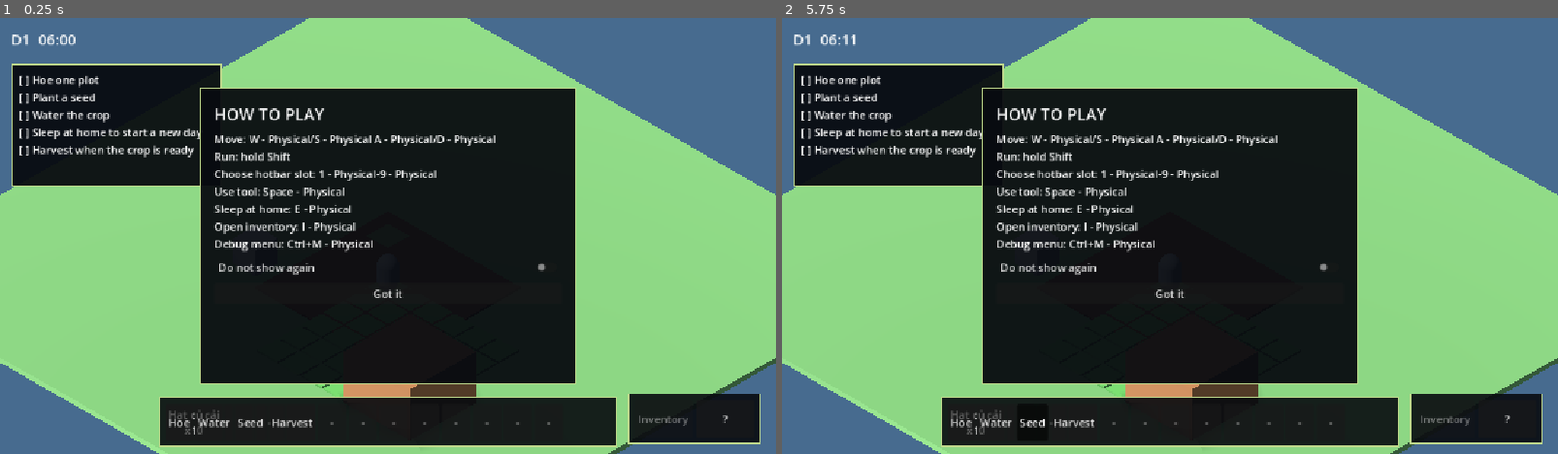
Above: before the commit, frames 1-2 (left to right).
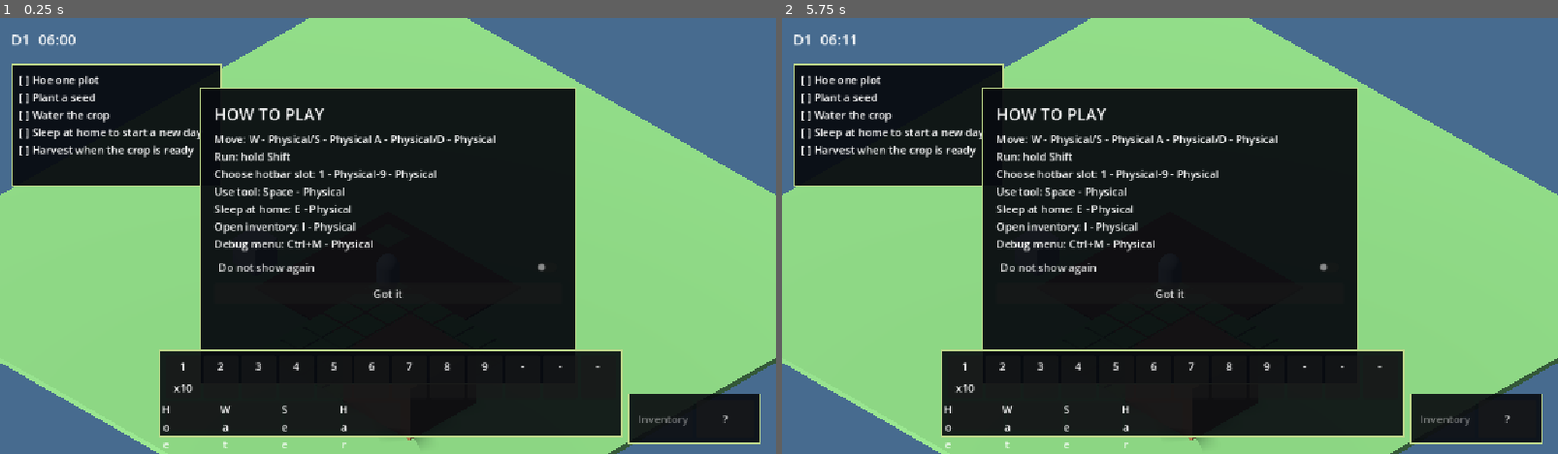
Above: after the commit, the same moments.

Repository: hoangarts1/nongtrai
Game: Godot game, scene res://scenes/main/main.tscn
Same seed, same stepped clock (60 frames per second), same inputs: the game is played once before the commit and once after it.
Inputs (mouse positions are in pixels of both pictures, inside the frame that each line leads up to):
- Up to frame 1 (0.25 s): no input
- Up to frame 2 (5.75 s): click (1022, 423) at 0.5 s, where only the run before the commit has a clickable "-"; click (1053, 423) at 1.25 s, where only the run before the commit has a clickable "-"; click (1084, 423) at 2 s, where only the run before the commit has a clickable "-"; click (1115, 423) at 2.75 s, where only the run before the commit has a clickable "-"; click (1146, 423) at 3.5 s, where only the run before the commit has a clickable "-"; click (1177, 423) at 4.25 s, where only the run before the commit has a clickable "-"; click (1208, 423) at 5 s, where only the run before the commit has a clickable "-"

The runs differ from the first frame. In frame 1, 5.3% of the frame differs, in the area x 20-81%, y 76-99%; in frame 2, 5.2%.

Commit message:
fix: prevent hotbar label overlap
Co-authored-by: Copilot <223556219+Copilot@users.noreply.github.com>

Diff:
--- a/scenes/main/main.tscn
+++ b/scenes/main/main.tscn
@@ -67,7 +67,7 @@
 offset_left = -360.0
 offset_top = 16.0
 offset_right = -16.0
-offset_bottom = 500.0
+offset_bottom = 470.0
 theme_override_styles/panel = SubResource("Style_debug")
 script = ExtResource("4_debug")
 
@@ -77,9 +77,9 @@
 anchor_right = 0.5
 anchor_bottom = 0.5
 offset_left = -190.0
-offset_top = -170.0
+offset_top = -190.0
 offset_right = 190.0
-offset_bottom = 170.0
+offset_bottom = 150.0
 theme_override_styles/panel = SubResource("Style_inventory")
 script = ExtResource("5_inventory")
 
@@ -123,9 +123,9 @@
 anchor_right = 0.5
 anchor_bottom = 1.0
 offset_left = -340.0
-offset_top = -84.0
+offset_top = -156.0
 offset_right = 340.0
-offset_bottom = -18.0
+offset_bottom = -24.0
 theme_override_styles/panel = SubResource("Style_hotbar")
 script = ExtResource("7_hotbar")
 
--- a/scenes/world/gray_box_world.tscn
+++ b/scenes/world/gray_box_world.tscn
@@ -123,9 +123,9 @@
 anchor_right = 0.5
 anchor_bottom = 1.0
 offset_left = -180.0
-offset_top = -154.0
+offset_top = -220.0
 offset_right = 180.0
-offset_bottom = -98.0
+offset_bottom = -160.0
 theme_override_styles/panel = SubResource("Style_prompt")
 script = ExtResource("4_prompt")
 
--- a/scripts/view/hotbar_panel.gd
+++ b/scripts/view/hotbar_panel.gd
@@ -11,6 +11,7 @@
 var _slot_row: HBoxContainer
 var _tool_row: HBoxContainer
 var _selected_slot_index: int = -1
+var _content: VBoxContainer
 
 func _ready() -> void:
 	mouse_filter = Control.MOUSE_FILTER_STOP
@@ -35,21 +36,33 @@
 	for side: StringName in [&"margin_left", &"margin_top", &"margin_right", &"margin_bottom"]:
 		margin.add_theme_constant_override(side, 8)
 	add_child(margin)
+	_content = VBoxContainer.new()
+	_content.name = "Content"
+	_content.add_theme_constant_override("separation", 4)
+	margin.add_child(_content)
 	_slot_row = HBoxContainer.new()
 	_slot_row.name = "HBoxContainer"
 	_slot_row.add_theme_constant_override("separation", 4)
-	margin.add_child(_slot_row)
+	_content.add_child(_slot_row)
 	_tool_row = HBoxContainer.new()
 	_tool_row.name = "ToolRow"
 	_tool_row.add_theme_constant_override("separation", 4)
-	margin.add_child(_tool_row)
+	_content.add_child(_tool_row)
 
 func register_tool(tool_id: StringName, label: String, callback: Callable) -> Button:
 	var button: Button = Button.new()
 	button.name = "Tool_%s" % tool_id
-	button.text = label
+	button.custom_minimum_size = Vector2(84, 42)
 	button.toggle_mode = true
 	button.mouse_filter = Control.MOUSE_FILTER_STOP
+	var tool_label: Label = Label.new()
+	tool_label.name = "ToolLabel"
+	tool_label.text = label
+	tool_label.horizontal_alignment = HORIZONTAL_ALIGNMENT_CENTER
+	tool_label.vertical_alignment = VERTICAL_ALIGNMENT_CENTER
+	tool_label.autowrap_mode = TextServer.AUTOWRAP_WORD_SMART
+	tool_label.mouse_filter = Control.MOUSE_FILTER_IGNORE
+	button.add_child(tool_label)
 	button.pressed.connect(callback)
 	_tool_row.add_child(button)
 	return button
@@ -68,15 +81,47 @@
 	var slots: Array[Dictionary] = _inventory.get_slots()
 	for index: int in range(_inventory.capacity):
 		var button: Button = Button.new()
-		button.custom_minimum_size = Vector2(42, 40)
+		button.name = "Slot_%d" % (index + 1)
+		button.custom_minimum_size = Vector2(52, 64)
 		button.toggle_mode = true
 		button.mouse_filter = Control.MOUSE_FILTER_STOP
-		button.tooltip_text = tr("UI_HOTBAR_EMPTY") if index >= slots.size() else String(DataRegistry.get_item(slots[index]["item_id"]).get("display_name"))
+		var content: VBoxContainer = VBoxContainer.new()
+		content.name = "Content"
+		content.mouse_filter = Control.MOUSE_FILTER_IGNORE
+		content.set_anchors_preset(Control.PRESET_FULL_RECT)
+		content.offset_left = 4.0
+		content.offset_top = 4.0
+		content.offset_right = -4.0
+		content.offset_bottom = -6.0
+		button.add_child(content)
+		var key_label: Label = Label.new()
+		key_label.name = "Key"
+		key_label.text = str(index + 1) if index < 9 else "-"
+		key_label.horizontal_alignment = HORIZONTAL_ALIGNMENT_CENTER
+		key_label.mouse_filter = Control.MOUSE_FILTER_IGNORE
+		content.add_child(key_label)
+		var name_label: Label = Label.new()
+		name_label.name = "Name"
+		name_label.horizontal_alignment = HORIZONTAL_ALIGNMENT_CENTER
+		name_label.vertical_alignment = VERTICAL_ALIGNMENT_CENTER
+		name_label.autowrap_mode = TextServer.AUTOWRAP_WORD_SMART
+		name_label.text_overrun_behavior = TextServer.OVERRUN_TRIM_ELLIPSIS
+		name_label.mouse_filter = Control.MOUSE_FILTER_IGNORE
+		var quantity_label: Label = Label.new()
+		quantity_label.name = "Quantity"
+		quantity_label.horizontal_alignment = HORIZONTAL_ALIGNMENT_CENTER
+		quantity_label.mouse_filter = Control.MOUSE_FILTER_IGNORE
 		if index < slots.size():
 			var item_data: Resource = DataRegistry.get_item(slots[index]["item_id"])
-			button.text = "%s\nx%d" % [item_data.get("display_name"), slots[index]["quantity"]]
+			name_label.text = String(item_data.get("display_name"))
+			quantity_label.text = "x%d" % slots[index]["quantity"]
+			button.tooltip_text = name_label.text
 		else:
-			button.text = "-"
+			name_label.text = tr("UI_HOTBAR_EMPTY")
+			quantity_label.text = ""
+			button.tooltip_text = tr("UI_HOTBAR_EMPTY")
+		content.add_child(name_label)
+		content.add_child(quantity_label)
 		button.button_pressed = index == _selected_slot_index
 		button.pressed.connect(func() -> void: _select_slot(index))
 		_slot_row.add_child(button)
--- /dev/null
+++ b/tests/unit/test_hotbar_layout.gd
@@ -0,0 +1,33 @@
+extends GutTest
+
+const VIEWPORT_SIZES: Array[Vector2i] = [
+	Vector2i(1152, 648),
+	Vector2i(1280, 720),
+	Vector2i(1920, 1080)
+]
+
+func test_hotbar_labels_fit_inside_each_slot_without_overlap() -> void:
+	for viewport_size: Vector2i in VIEWPORT_SIZES:
+		get_tree().root.size = viewport_size
+		get_viewport().size = viewport_size
+		var main: Node = preload("res://scenes/main/main.tscn").instantiate()
+		get_tree().root.add_child(main)
+		await get_tree().process_frame
+		var hotbar: Control = main.get_node("HotbarPanel")
+		var slot_row: HBoxContainer = hotbar.get_node("MarginContainer/Content/HBoxContainer")
+		for slot: Button in slot_row.get_children():
+			var slot_rect: Rect2 = slot.get_global_rect()
+			var labels: Array[Label] = []
+			_collect_labels(slot, labels)
+			for label: Label in labels:
+				assert_true(slot_rect.encloses(label.get_global_rect()), "Label outside %s at %s: slot=%s label=%s" % [slot.name, viewport_size, slot_rect, label.get_global_rect()])
+			for first_index: int in range(labels.size()):
+				for second_index: int in range(first_index + 1, labels.size()):
+					assert_false(labels[first_index].get_global_rect().intersects(labels[second_index].get_global_rect()), "Labels overlap in %s at %s" % [slot.name, viewport_size])
+		main.queue_free()
+
+func _collect_labels(node: Node, labels: Array[Label]) -> void:
+	for child: Node in node.get_children():
+		if child is Label:
+			labels.append(child as Label)
+		_collect_labels(child, labels)
--- a/tests/unit/test_hotbar_panel.gd
+++ b/tests/unit/test_hotbar_panel.gd
@@ -10,7 +10,7 @@
 	await get_tree().process_frame
 	var hotbar: HotbarPanel = main.get_node("HotbarPanel")
 	assert_eq(hotbar.get_selected_slot(), {})
-	var first_slot: Button = hotbar.get_node("MarginContainer/HBoxContainer").get_child(0) as Button
+	var first_slot: Button = hotbar.get_node("MarginContainer/Content/HBoxContainer").get_child(0) as Button
 	first_slot.pressed.emit()
 	assert_eq(hotbar.get_selected_slot()["item_id"], &"turnip_seed")
 	assert_eq(inventory.get_quantity(&"turnip_seed"), 5)
@@ -22,7 +22,7 @@
 	get_tree().root.add_child(main)
 	await get_tree().process_frame
 	var hotbar: HotbarPanel = main.get_node("HotbarPanel")
-	var empty_slot: Button = hotbar.get_node("MarginContainer/HBoxContainer").get_child(0) as Button
+	var empty_slot: Button = hotbar.get_node("MarginContainer/Content/HBoxContainer").get_child(0) as Button
 	empty_slot.pressed.emit()
 	assert_eq(hotbar.get_selected_slot(), {})
 	main.queue_free()
Not shown, changed: docs/API_INDEX.md
Not shown, changed: docs/PROGRESS.md
